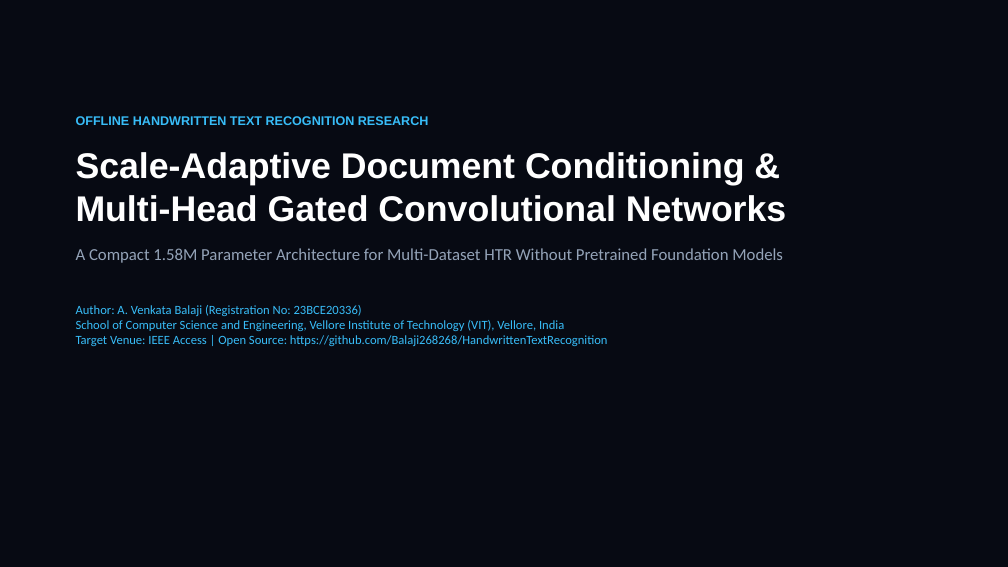
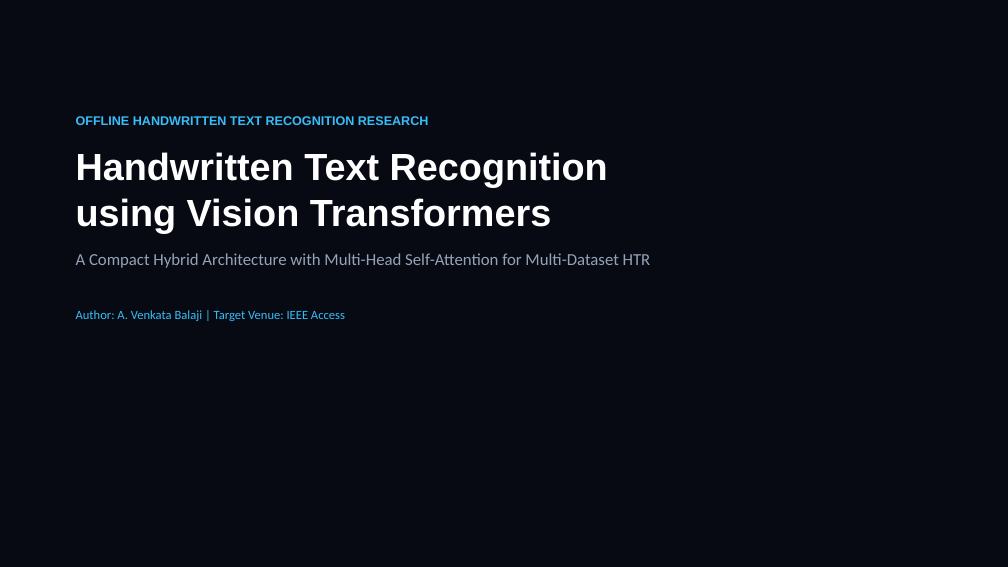
Before and after one commit to Balaji268268/HandwrittenTextRecognition, a slide deck: slide 1 of Handwritten_Text_Recognition_MNC_Keynote.pptx. Drawn at 1008x567 pixels with LibreOffice and Linux fonts; fonts in the diff are those of the drawing. Boxes give left, top, right and bottom in pixels: in the first picture for what was removed or moved away, otherwise in the second. Text is boxed around its words. In the diff, an @@ line names an element or a change of style, - is before the commit and + after.

Commit message:
Update title to Handwritten Text Recognition using Vision Transformers and remove institutional affiliation and repository links

```diff
--- a/Handwritten_Text_Recognition_MNC_Keynote.pptx
+++ b/Handwritten_Text_Recognition_MNC_Keynote.pptx
@@ text at (76, 152, 651, 321): text changed; size 12 to 16 pt; text colour #38BDF8 to #94A3B8 @@
-Scale-Adaptive Document Conditioning &
-Multi-Head Gated Convolutional Networks
-A Compact 1.58M Parameter Architecture for Multi-Dataset HTR Without Pretrained Foundation Models
-Author: A. Venkata Balaji (Registration No: 23BCE20336)
-School of Computer Science and Engineering, Vellore Institute of Technology (VIT), Vellore, India
-Target Venue: IEEE Access | Open Source: https://github.com/Balaji268268/HandwrittenTextRecognition
+Handwritten Text Recognition
+using Vision Transformers
+A Compact Hybrid Architecture with Multi-Head Self-Attention for Multi-Dataset HTR
+Author: A. Venkata Balaji | Target Venue: IEEE Access
```
Also in this commit, not shown: 8 other files.
